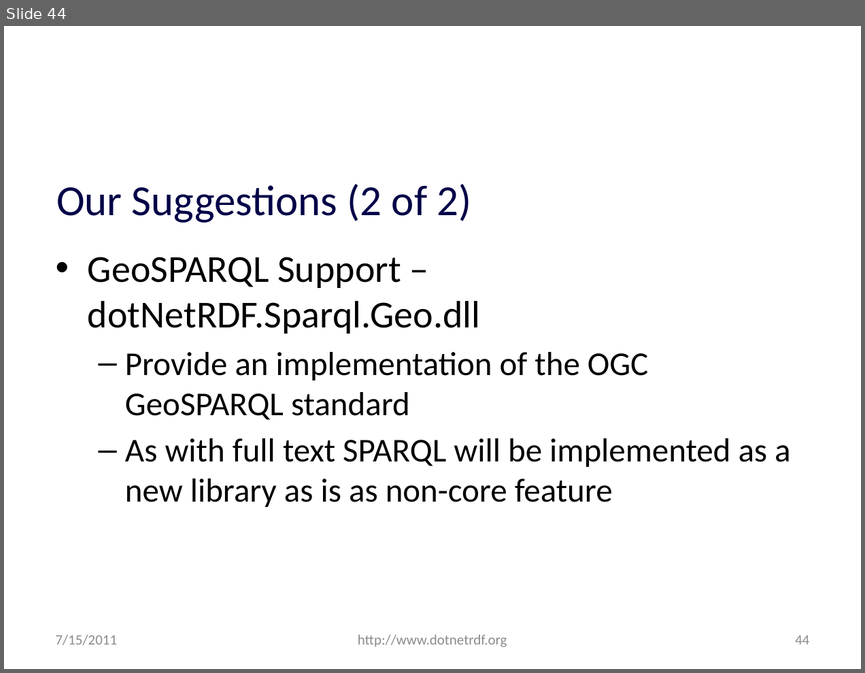
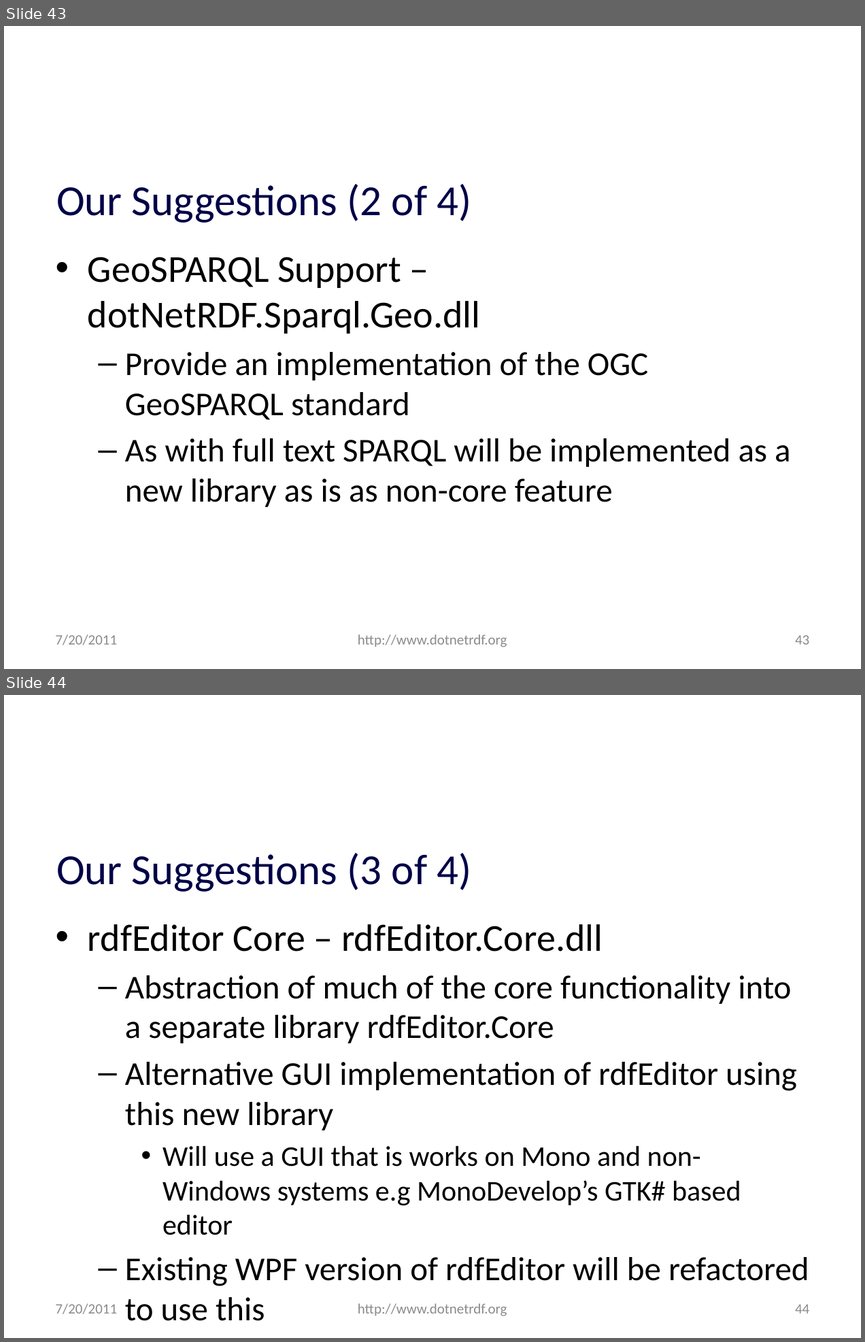
Before and after one commit to JohnGoldsmith/dotnetrdf-wiki, a slide deck: Slides/Roadmap.pptx. Shown one above the other, each under a label of ours: slide 44 before the commit, slides 43 and 44 after it. The pictures are 865x673 and 865x1342 pixels, drawn with LibreOffice and Linux fonts; fonts in the diff are those of the drawing; background and template pictures are left out. Boxes give left, top, right and bottom in pixels: in the first picture for what was removed or moved away, otherwise in the second. Text is boxed around its words. In the diff, an @@ line names an element or a change of style, - is before the commit and + after.

```diff
--- a/Slides/Roadmap.pptx
+++ b/Slides/Roadmap.pptx
@@ slide 44 added at (4,695,861,1338), background #FFFFFF @@
@@ title added at (56,853,472,892), 36 pt, text #010147 @@
+Our Suggestions (3 of 4)
@@ text added at (88,924,809,1286), 28 pt, text #000000 @@
+• rdfEditor Core – rdfEditor.Core.dll
+  – Abstraction of much of the core functionality into a separate library rdfEditor.Core
+  – Alternative GUI implementation of rdfEditor using this new library
+    • Will use a GUI that is works on Mono and non-Windows systems e.g MonoDevelop’s GTK# based editor
+  – Existing WPF version of rdfEditor will be refactored to use this
@@ text added at (56,1303,118,1314), 12 pt, text #8C8C8C @@
+7/20/2011
@@ text added at (358,1303,507,1316), 12 pt, text #8C8C8C @@
+http://www.dotnetrdf.org
@@ page number added at (795,1304,809,1313), 12 pt, text #8C8C8C @@
+44
@@ what was slide 44 is now slide 43 @@
@@ slide 43 changed as well @@
@@ title at (56,184,472,223): text changed @@
-Our Suggestions (2 of 2)
+Our Suggestions (2 of 4)
@@ text at (56,634,118,645): text changed @@
-7/15/2011
+7/20/2011
@@ page number at (795,635,809,644): text changed @@
-44
+43
```
Also in this commit, not shown: 46 other slides changed.
